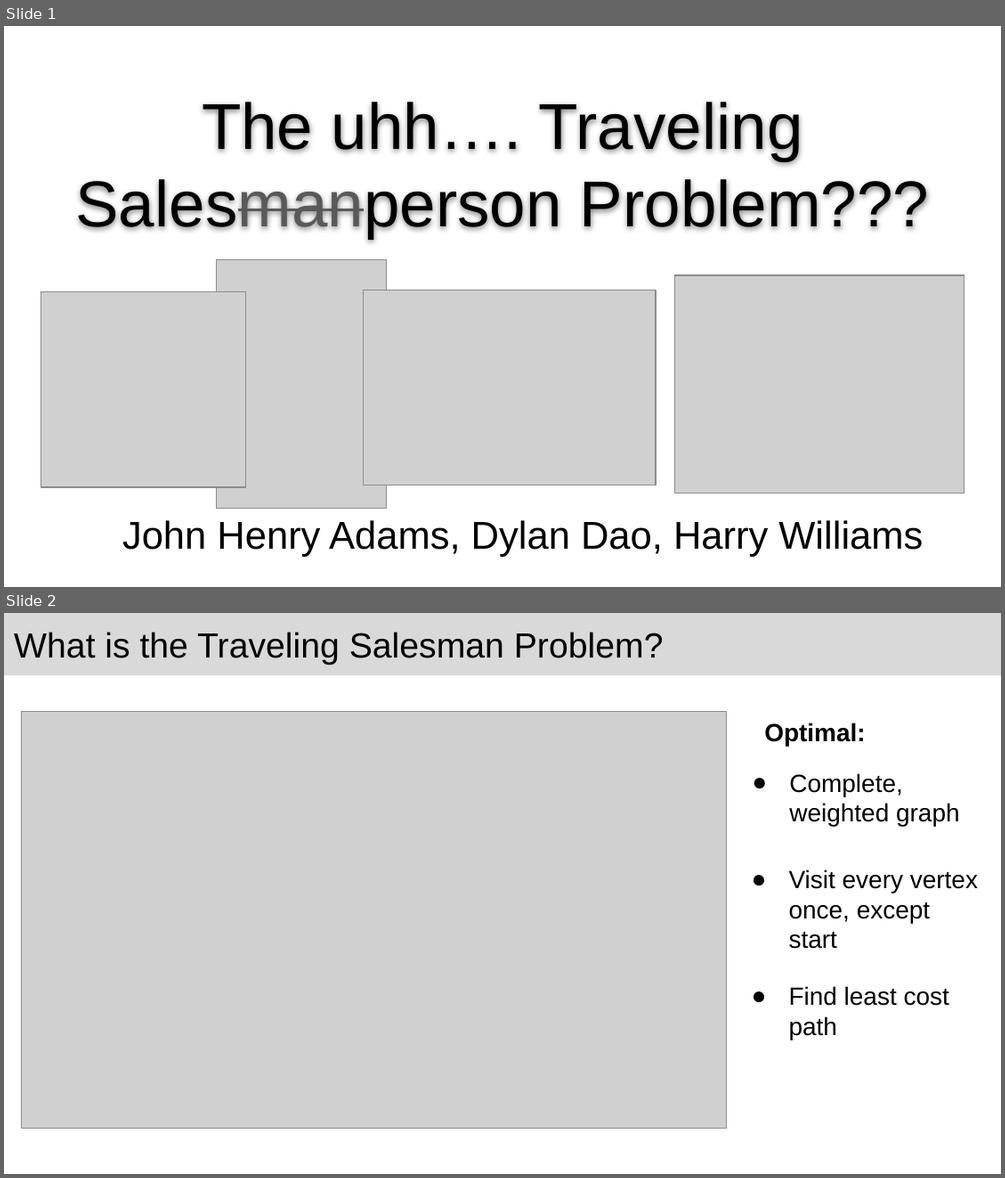
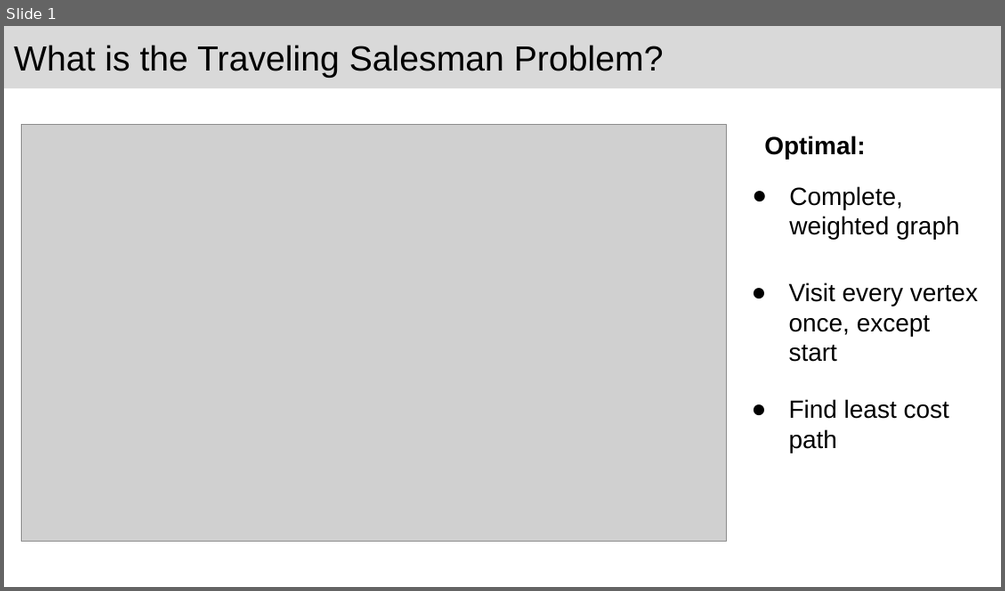
Before and after one commit to HarryWilliams540/CS412-Project, a slide deck: presentations/problem_presentation.pptx. Shown one above the other, each under a label of ours: slides 1 and 2 before the commit, slide 1 after it. The pictures are 1005x1178 and 1005x591 pixels, drawn with LibreOffice and Linux fonts; fonts in the diff are those of the drawing; grey boxes stand for pictures. Boxes give left, top, right and bottom in pixels: in the first picture for what was removed or moved away, otherwise in the second. Text is boxed around its words. In the diff, an @@ line names an element or a change of style, - is before the commit and + after.

Commit message:
Slide changes

```diff
--- a/presentations/problem_presentation.pptx
+++ b/presentations/problem_presentation.pptx
@@ slide 1 removed at box(4, 26, 1001, 587), background #FFFFFF @@
@@ title removed at box(75, 102, 929, 239) @@
-The uhh…. Traveling Salesmanperson Problem???
@@ picture removed at box(217, 259, 387, 507) @@
@@ picture removed at box(40, 292, 245, 488) @@
@@ picture removed at box(363, 290, 655, 485) @@
@@ picture removed at box(675, 275, 964, 492) @@
@@ subtitle removed at box(122, 520, 922, 556) @@
-John Henry Adams, Dylan Dao, Harry Williams
@@ what was slide 2 is now slide 1 @@
```
Also in this commit, not shown: 2 slides changed, 2 other files.
